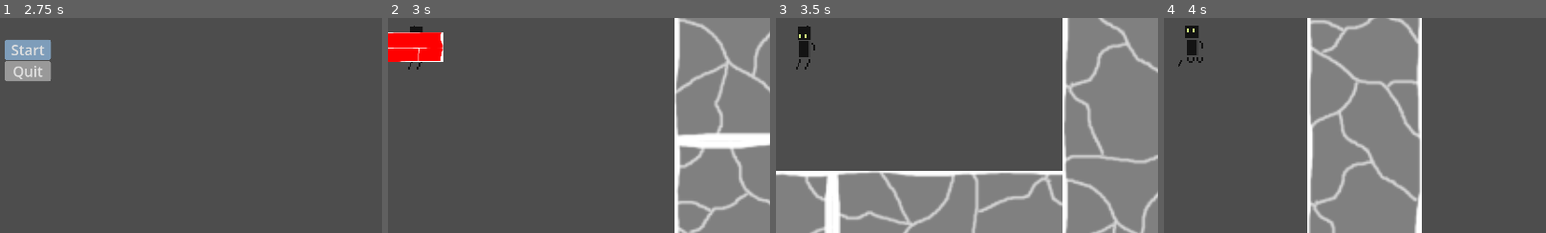
Above: before the commit, frames 1-4 (left to right).
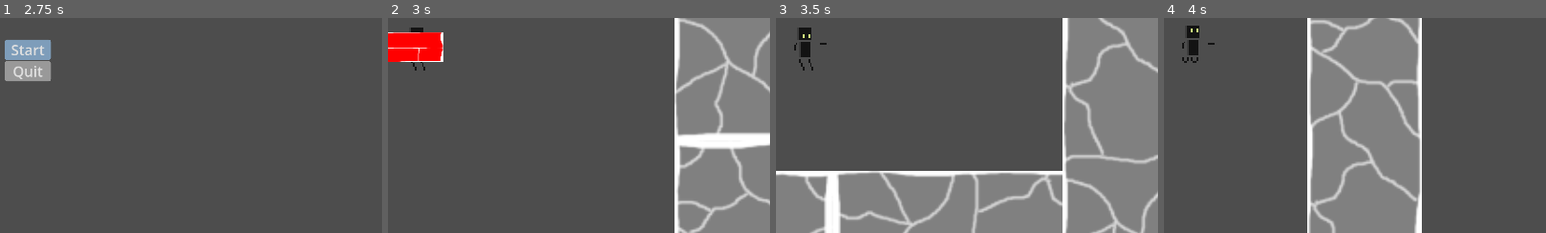
Above: after the commit, the same moments.

Repository: Phosphen/slide
Game: Godot game, scene res://Scenes/Levels/splash_screen.tscn
Two runs of this game, one before a commit and one after it. Both use one fixed random seed, a clock stepped at 60 frames per second and the inputs below.
Inputs (mouse positions are % of the whole screen's width and height, from its top left):
- Up to frame 1 (2.75 s): tap Enter (ui_accept) at 0.5, 1.25, 2 s; move the mouse to (72, 45) at 0.52 s; hold Right (move_right) 0.53-2.03 s; tap Up (jump) at 0.6, 0.77, 1.07, 1.35, 1.52, 1.82, 2.1 s; move the mouse to (30, 55) at 1.27 s; move the mouse to (60, 28) at 2.02 s; hold Left (move_left) from 2.03 s (still down)
- Up to frame 2 (3 s): release Left (move_left) at 2.75 s; click "Start" at 2.75 s
- Up to frame 3 (3.5 s): no input
- Up to frame 4 (4 s): move the mouse to (45, 70) at 3.52 s; hold Right (move_right) from 3.53 s (still down); tap Up (jump) at 3.6, 3.77 s
The pictures show only the part of the screen within x 46-96%, y 43-93%; the shares and areas given below are measured in that part.

Frame 1 is identical in both runs. In frame 2, less than 0.1% of the frame differs, in the area x 5-10%, y 3-25%; in frame 3, 0.3%; in frame 4, 0.3%, in the area x 3-14%, y 3-23%.

Commit message:
add jump with rotation

Diff:
--- a/LevelGen/Main.gd
+++ b/LevelGen/Main.gd
@@ -25,7 +25,6 @@
 
 func _spawn_floor():
 	for i in range(4):
-
 		var floor_instance = wall_scene.instantiate()
 		floor_instance.rotation_degrees = 90.0
 		var sprite_size = _get_sprite_size(floor_instance)
--- a/Player/Player Movement Data.tres
+++ b/Player/Player Movement Data.tres
@@ -10,4 +10,4 @@
 gravity_scale = 0.8
 jump_strength = 400.0
 high_jump_multiplier = 2.0
-knockback_force = 100.0
+knockback_force = 200.0
--- a/Player/player.gd
+++ b/Player/player.gd
@@ -1,16 +1,17 @@
 extends CharacterBody2D
 
 #Data
-var bullets_amount : int = 30
 var is_wall_bouncing = false
+var is_jumping = false
 
 @export var movement_data : MovementData
 @export var stats : Stats
 @export var wall_bounce_strength = Vector2(30, 30)
+@export var rotation_speed = 360
+@export var high_jump_treshold = 300.0
 
 #Refrences
 @onready var animator : AnimatedSprite2D = $AnimatedSprite2D
-@onready var guns_animator : AnimationPlayer = $ShootingAnimationPlayer
 @onready var hit_animator : AnimationPlayer = $HitAnimationPlayer
 @onready var hand : Node2D = $Hand
 @onready var pistol : Sprite2D = $Hand/Pivot/Pistol
@@ -20,8 +21,17 @@
 
 func _ready():
 	stats.health = stats.max_health
-	EventManager.bullets_amount = bullets_amount
 	EventManager.update_bullet_ui.emit()
+
+func _process(delta):
+	print("x ", velocity.x)
+	if is_jumping:
+		# Rotate the character
+		print("rotating ", velocity.y)
+		$AnimatedSprite2D.rotation_degrees += rotation_speed * delta
+	else:
+		# Reset rotation and jumping state when falling down or landing
+		$AnimatedSprite2D.rotation_degrees = 0
 
 func _physics_process(delta):
 	var input_vector = Input.get_axis("move_left", "move_right")
@@ -32,13 +42,15 @@
 
 	apply_gravity(delta)
 
+	if is_on_floor() and is_jumping:
+		is_jumping = false
+
 	if Input.is_action_just_pressed("jump") and is_on_floor():
 		jump()
 
-	# if Input.is_action_just_pressed("shoot"):
-	# 	if bullets_amount > 0:
-	# 		guns_animator.play("Shoot")
-
+	if Input.is_action_just_pressed("jump") and is_on_floor() and abs(velocity.x) > high_jump_treshold:
+		jump()
+		is_jumping = true
 
 	if is_on_wall():
 		wall_bounce(input_vector)
@@ -49,10 +61,6 @@
 
 func apply_acceleration(input_vector, delta):
 	velocity.x = lerp(velocity.x, movement_data.max_speed * input_vector, movement_data.acceleration * delta)
-
-#func apply_friction(delta):
-#	if velocity.x != 0:
-#		velocity.x = lerp(velocity.x, 0.0, movement_data.friction * delta)
 
 func apply_friction(delta):
 	velocity.x = move_toward(velocity.x, 0, movement_data.friction * delta)
@@ -82,16 +90,15 @@
 	camera.small_shake()
 
 func animate(input_vector):
-	var mouse_position : Vector2 = (get_global_mouse_position() - global_position).normalized()
-	if mouse_position.x > 0 and animator.flip_h:
+	if input_vector > 0 and animator.flip_h:
 		animator.flip_h = false
-	elif mouse_position.x < 0 and not animator.flip_h:
+	elif input_vector < 0 and not animator.flip_h:
 		animator.flip_h = true
 
-	hand.rotation = mouse_position.angle()
-	if hand.scale.y == 1 and mouse_position.x < 0:
+	# hand.rotation = input_vector
+	if hand.scale.y == 1 and input_vector < 0:
 		hand.scale.y = -1
-	elif hand.scale.y == -1 and mouse_position.x > 0:
+	elif hand.scale.y == -1 and input_vector > 0:
 		hand.scale.y = 1
 
 	if is_on_floor():
